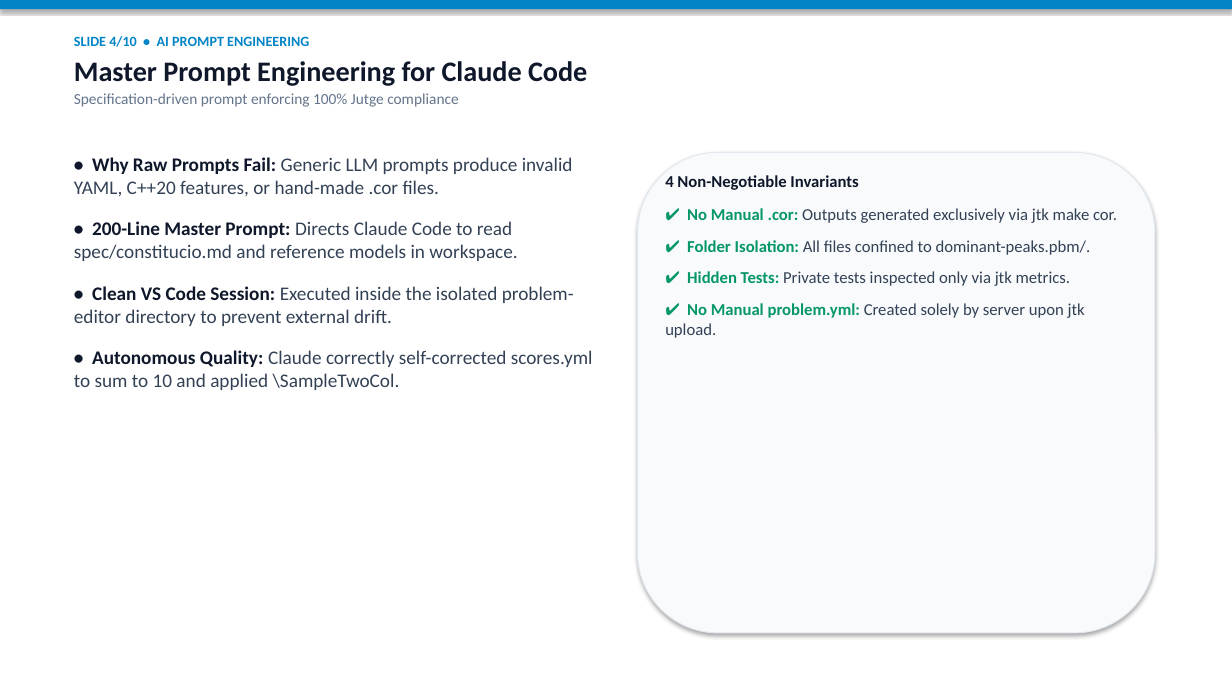
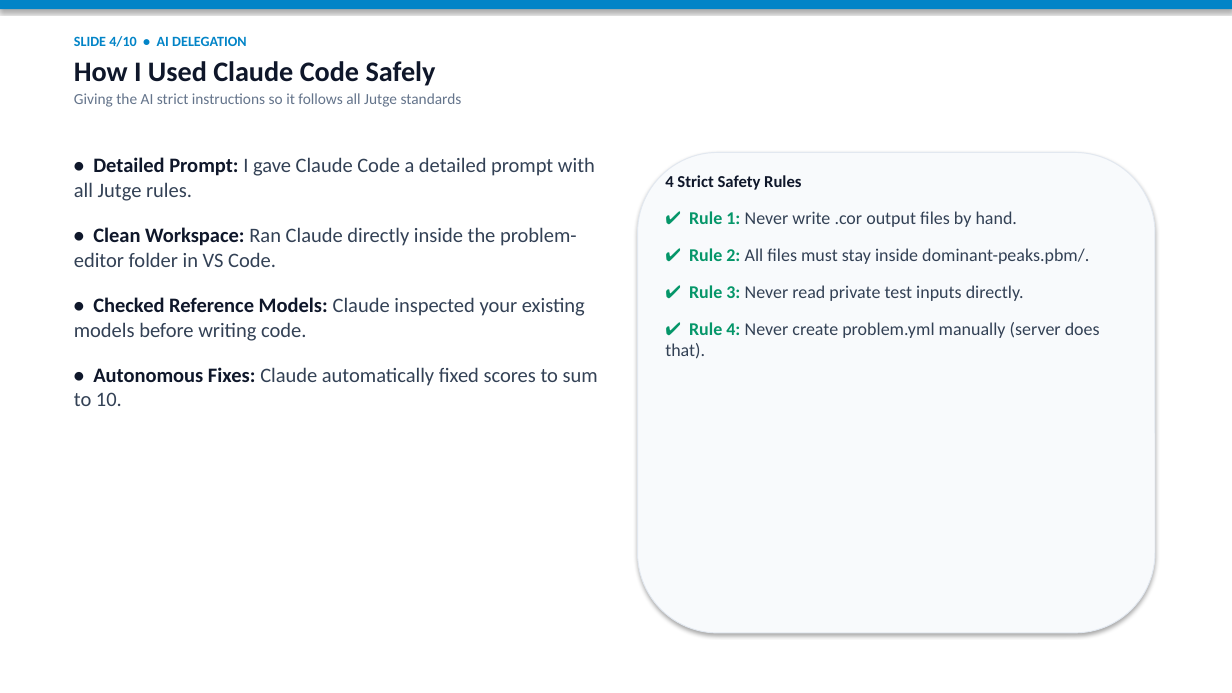
Before and after one commit to SuisSanem000/jutge-private, a slide deck: slide 4 of work/01-meeting-presentation-and-demo-20261112/meeting-summary-presentation.pptx. Drawn at 1232x693 pixels with LibreOffice and Linux fonts; fonts in the diff are those of the drawing. Boxes give left, top, right and bottom in pixels: in the first picture for what was removed or moved away, otherwise in the second. Text is boxed around its words. In the diff, an @@ line names an element or a change of style, - is before the commit and + after.

Commit message:
feat(summary): add simple 10-slide presentation and speaking guide in summary folder

```diff
--- a/work/01-meeting-presentation-and-demo-20261112/meeting-summary-presentation.pptx
+++ b/work/01-meeting-presentation-and-demo-20261112/meeting-summary-presentation.pptx
@@ text at [74,36,462,107]: text changed; bold off @@
-SLIDE 4/10 • AI PROMPT ENGINEERING
-Master Prompt Engineering for Claude Code
-Specification-driven prompt enforcing 100% Jutge compliance
+SLIDE 4/10 • AI DELEGATION
+How I Used Claude Code Safely
+Giving the AI strict instructions so it follows all Jutge standards
@@ text at [74,157,598,406]: text changed; size 15 to 16 pt @@
-• Why Raw Prompts Fail: Generic LLM prompts produce invalid YAML, C++20 features, or hand-made .cor files.
-• 200-Line Master Prompt: Directs Claude Code to read spec/constitucio.md and reference models in workspace.
-• Clean VS Code Session: Executed inside the isolated problem-editor directory to prevent external drift.
-• Autonomous Quality: Claude correctly self-corrected scores.yml to sum to 10 and applied \SampleTwoCol.
+• Detailed Prompt: I gave Claude Code a detailed prompt with all Jutge rules.
+• Clean Workspace: Ran Claude directly inside the problem-editor folder in VS Code.
+• Checked Reference Models: Claude inspected your existing models before writing code.
+• Autonomous Fixes: Claude automatically fixed scores to sum to 10.
@@ text at [665,175,1100,359]: text changed; size 13 to 14 pt @@
-4 Non-Negotiable Invariants
-✔ No Manual .cor: Outputs generated exclusively via jtk make cor.
-✔ Folder Isolation: All files confined to dominant-peaks.pbm/.
-✔ Hidden Tests: Private tests inspected only via jtk metrics.
-✔ No Manual problem.yml: Created solely by server upon jtk upload.
+4 Strict Safety Rules
+✔ Rule 1: Never write .cor output files by hand.
+✔ Rule 2: All files must stay inside dominant-peaks.pbm/.
+✔ Rule 3: Never read private test inputs directly.
+✔ Rule 4: Never create problem.yml manually (server does that).
```
Also in this commit, not shown: 9 other slides changed, 5 other files.
